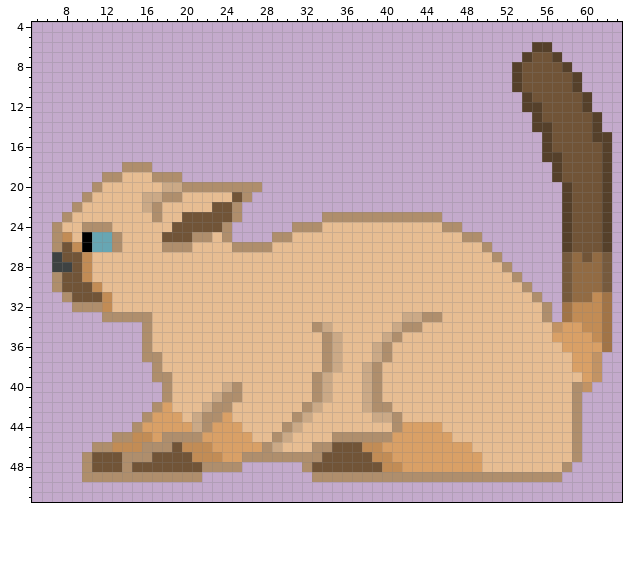
File history of a pixel-art sprite, Purr-fect Defense/Assets/Echo/Assets/Sprites/Cats/Jojo idle3.png. The picture above is the old version.
The file is 64x64 pixels. Shown: x 5..63, y 4..51.
After the commit:
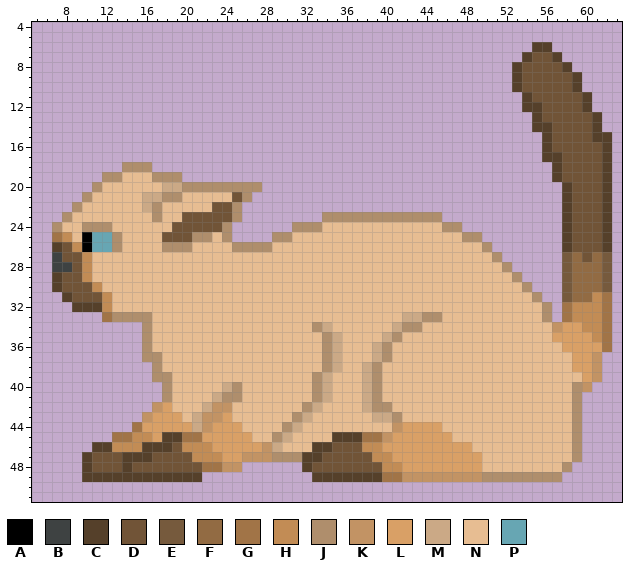
Palette (. is transparent): A #000000  B #3e4242  C #55402a  D #715437  E #765a3d  F #926b43  G #a17447  H #c28c55  J #af8e6c  K #c29364  L #d9a066  M #cba986  N #e7bd92  P #67a6b3
Diff:
Changed rows in their new state; - is an unchanged pixel.
first column x 7:
25 G-----
26 C-----
29 C-----
30 C-----
31 -C----
32 --CCC-
33 -----G
first column x 10:
42 -------K-----KK-------------------------
43 ------K-----KK--------------------------
44 -----G------K------------------K--------
45 ---GG---CCGG-------------CCCGGK---------
46 -CC---CCC---------K----CC---------------
47 C---CCC---------KKK---CC----------------
48 C---C-------GGKK------C-----------------
49 CCCCCCCCCCCC-----------CCCCCCCGGKKKKKKKK
Where, in picture pixels (left, top, right, bottom), the same in both pictures:
changed: (52, 232, 112, 322)
changed: (82, 402, 272, 482)
changed: (302, 422, 482, 482)
